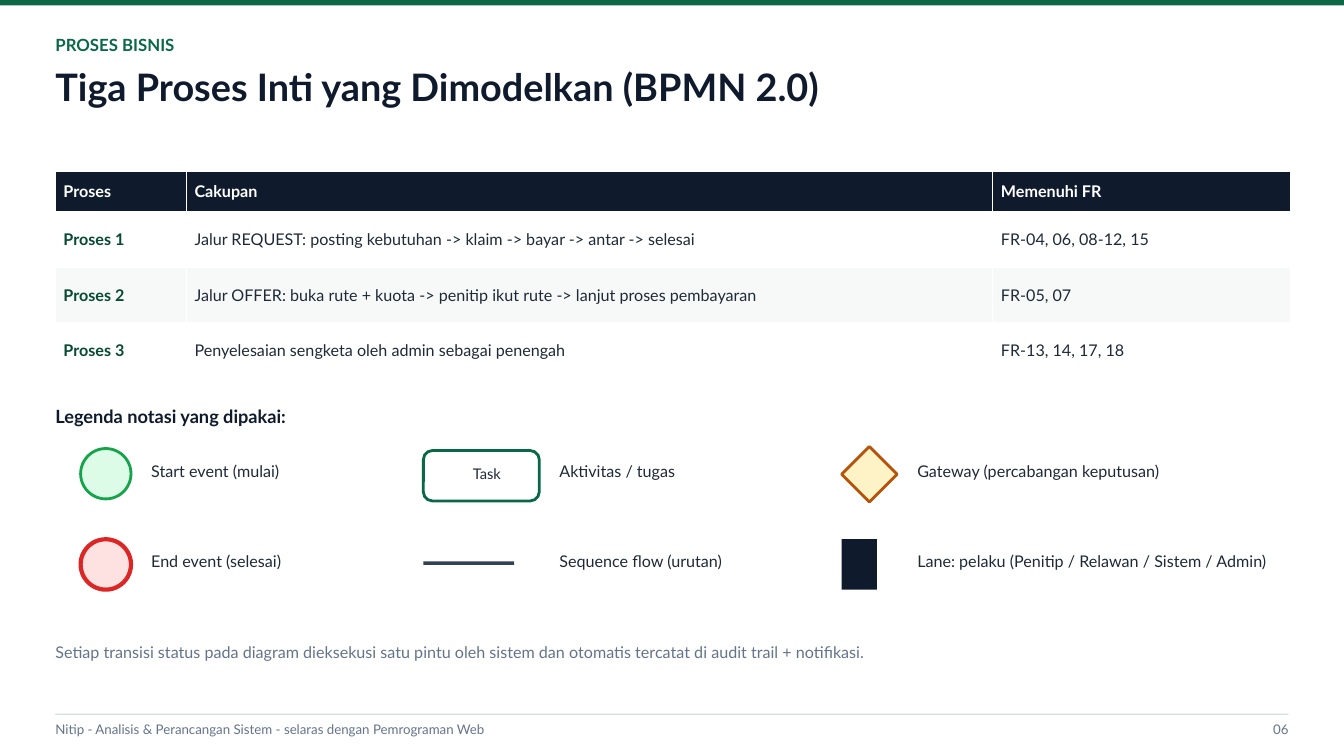
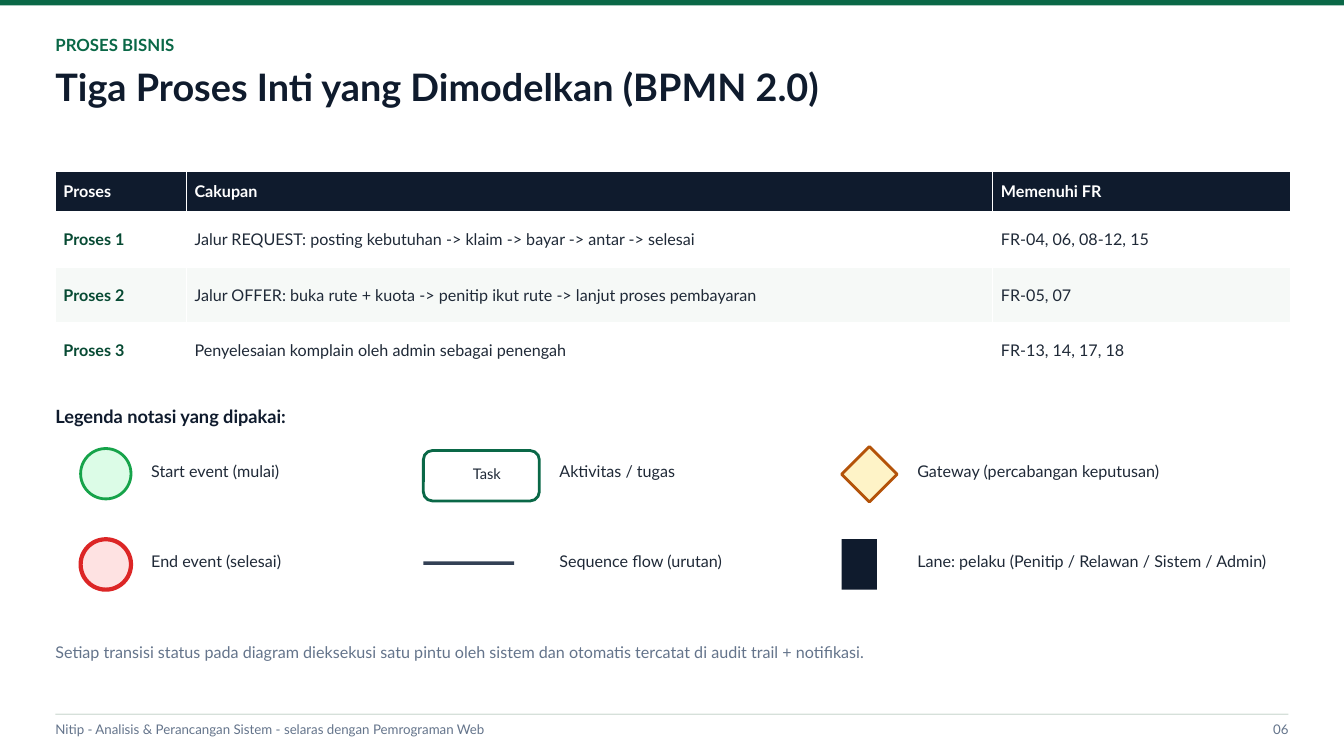
Before and after one commit to Fabiann227/nitip, a slide deck: slide 7 of presentasi/Nitip_Analisis_Perancangan_Sistem.pptx. Drawn at 1344x756 pixels with LibreOffice and Linux fonts; fonts in the diff are those of the drawing. Boxes give left, top, right and bottom in pixels: in the first picture for what was removed or moved away, otherwise in the second. Text is boxed around its words. In the diff, an @@ line names an element or a change of style, - is before the commit and + after.

```diff
--- a/presentasi/Nitip_Analisis_Perancangan_Sistem.pptx
+++ b/presentasi/Nitip_Analisis_Perancangan_Sistem.pptx
@@ table at (55, 171, 1291, 378) @@
-row 4, column 2: Penyelesaian sengketa oleh admin sebagai penengah
+row 4, column 2: Penyelesaian komplain oleh admin sebagai penengah
```
Also in this commit, not shown: 9 other slides changed, 17 other files.
